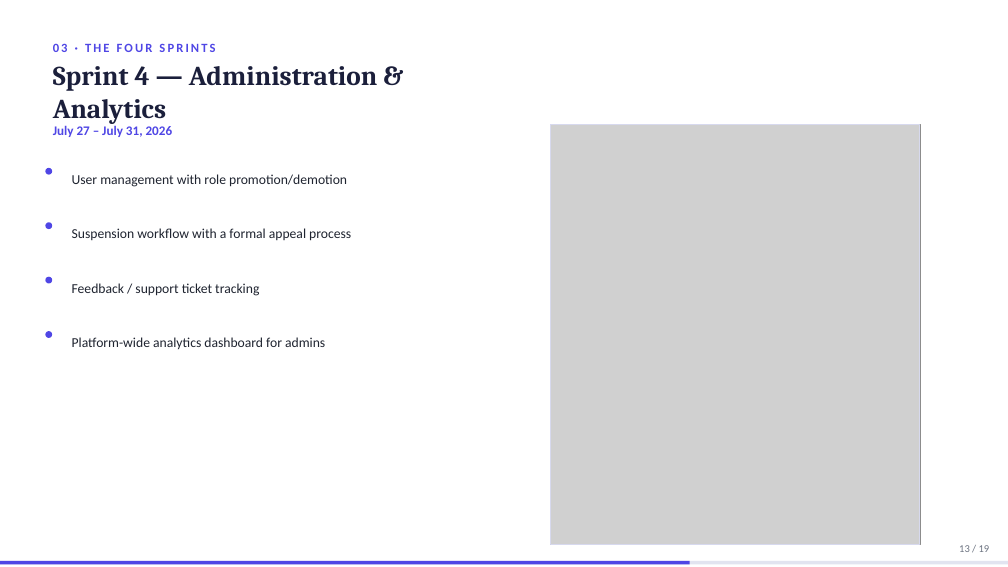
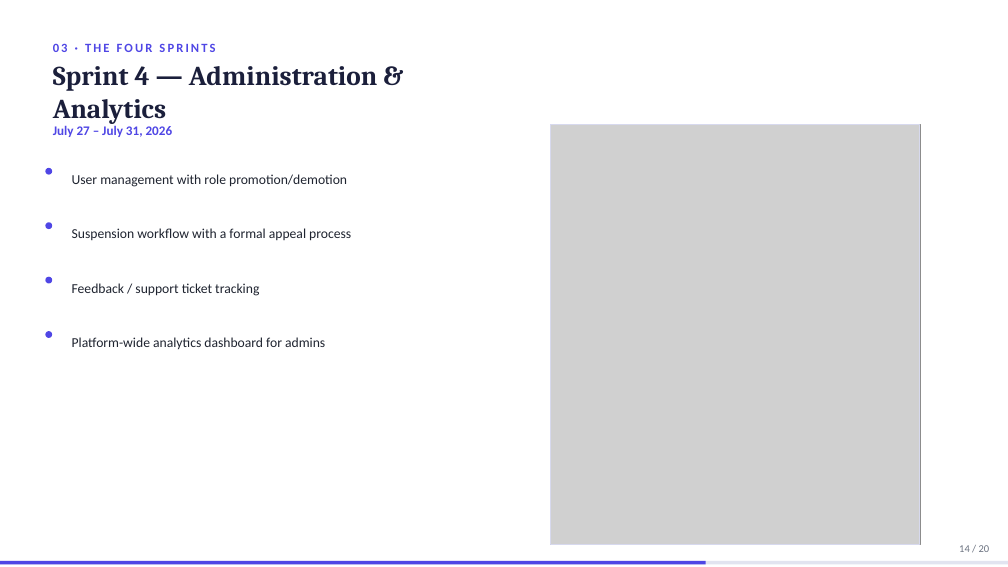
Before and after one commit to domdomxy/synkro, a slide deck: slide 14 of Synkro_PFA_Defense.pptx (slide 13 before the commit). Drawn at 1008x567 pixels with LibreOffice and Linux fonts; fonts in the diff are those of the drawing; grey boxes stand for pictures. Boxes give left, top, right and bottom in pixels: in the first picture for what was removed or moved away, otherwise in the second. Text is boxed around its words. In the diff, an @@ line names an element or a change of style, - is before the commit and + after.

```diff
--- a/Synkro_PFA_Defense.pptx
+++ b/Synkro_PFA_Defense.pptx
@@ rectangle: place and size @@
-rectangle at [0,561,690,564]
+rectangle at [0,561,706,564]
@@ text at [959,545,990,552]: text changed @@
-13 / 19
+14 / 20
```
Also in this commit, not shown: 18 other slides changed, 1 slide added, 1 other file.
